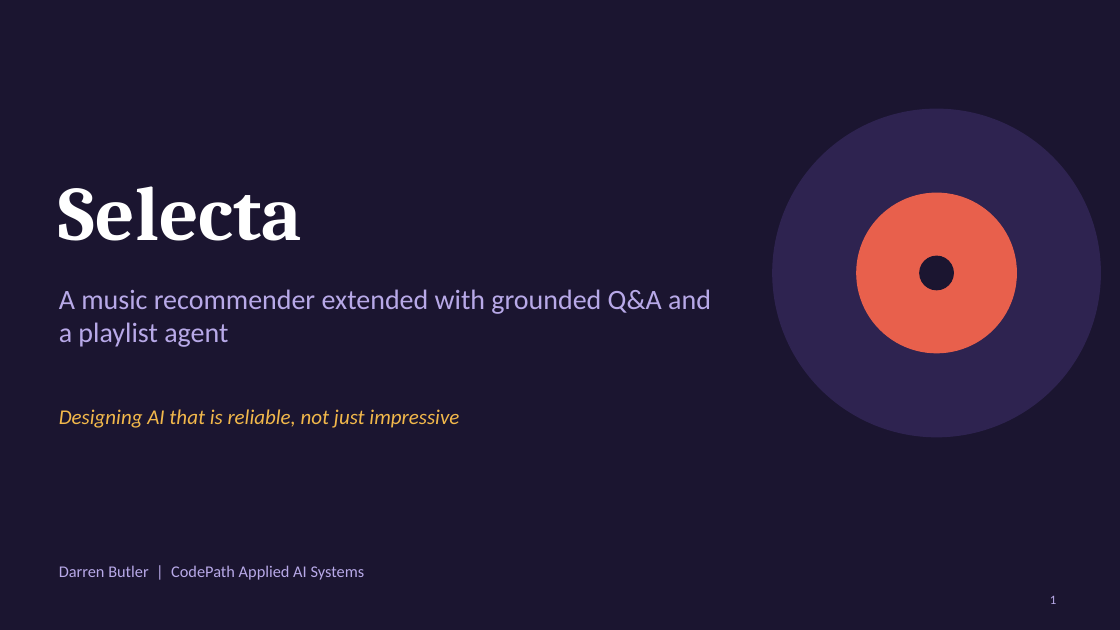
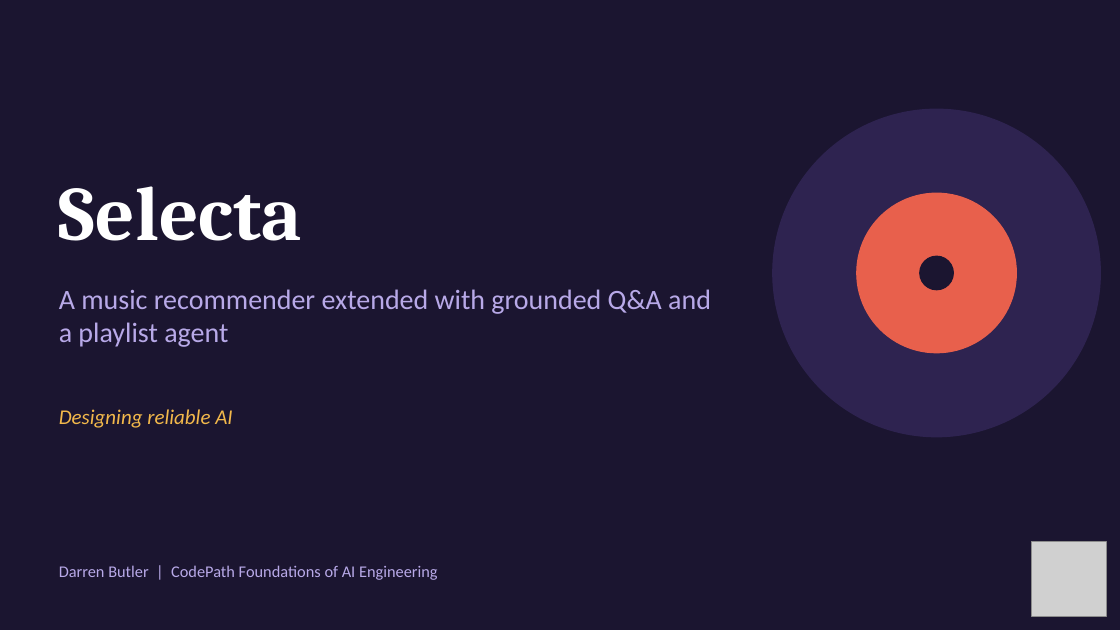
Before and after one commit to darrendbutler/applied-ai-system-project, a slide deck: slide 1 of assets/presentation.pptx. Drawn at 1120x630 pixels with LibreOffice and Linux fonts; fonts in the diff are those of the drawing; grey boxes stand for pictures. Boxes give left, top, right and bottom in pixels: in the first picture for what was removed or moved away, otherwise in the second. Text is boxed around its words. In the diff, an @@ line names an element or a change of style, - is before the commit and + after.

```diff
--- a/assets/presentation.pptx
+++ b/assets/presentation.pptx
@@ text at (x1=59, y1=409, x2=232, y2=428): text changed @@
-Designing AI that is reliable, not just impressive
+Designing reliable AI
@@ text at (x1=59, y1=565, x2=438, y2=580): text changed @@
-Darren Butler | CodePath Applied AI Systems
+Darren Butler | CodePath Foundations of AI Engineering
@@ picture added at (x1=1032, y1=541, x2=1107, y2=616) @@
@@ page number removed at (x1=1050, y1=596, x2=1056, y2=604) @@
-1
```
Also in this commit, not shown: 7 other slides changed, 1 other file.
